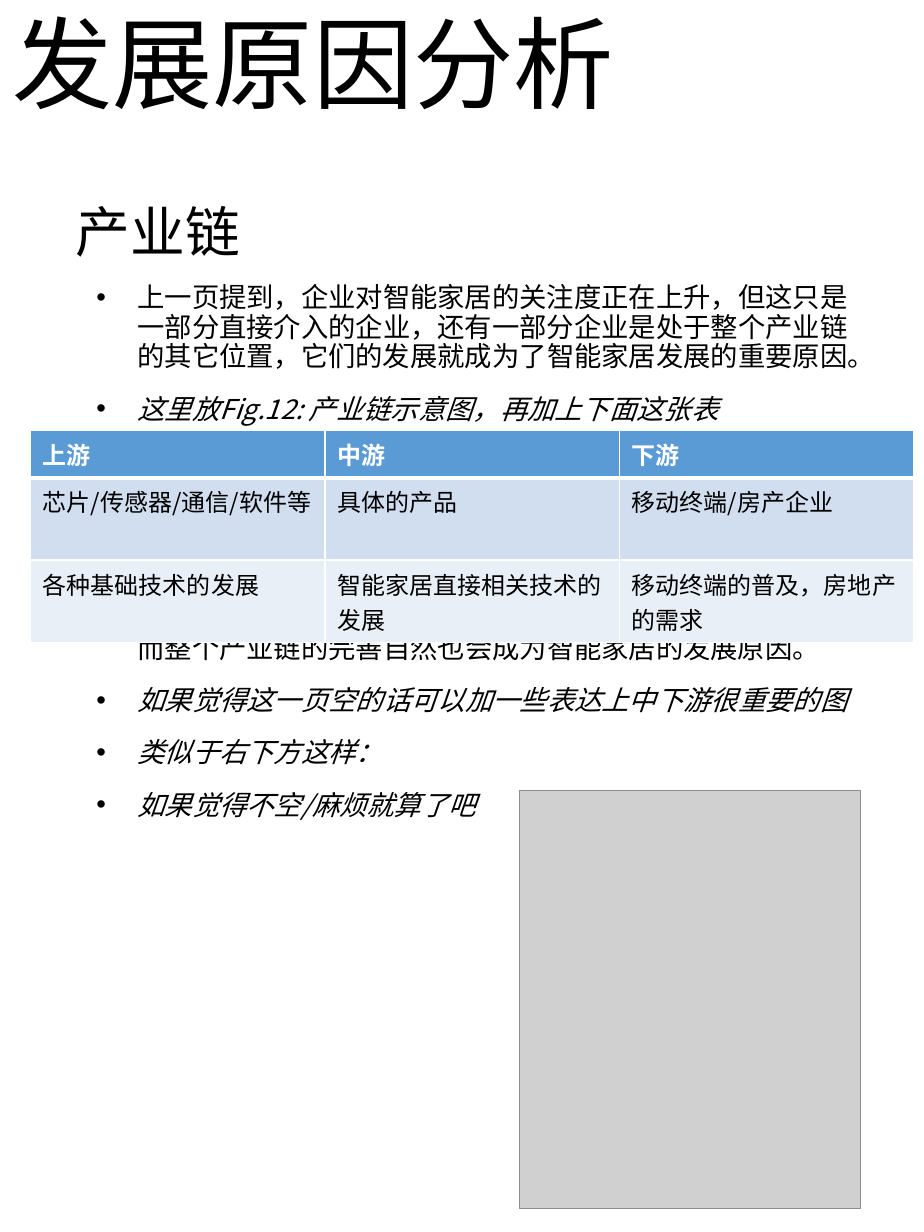
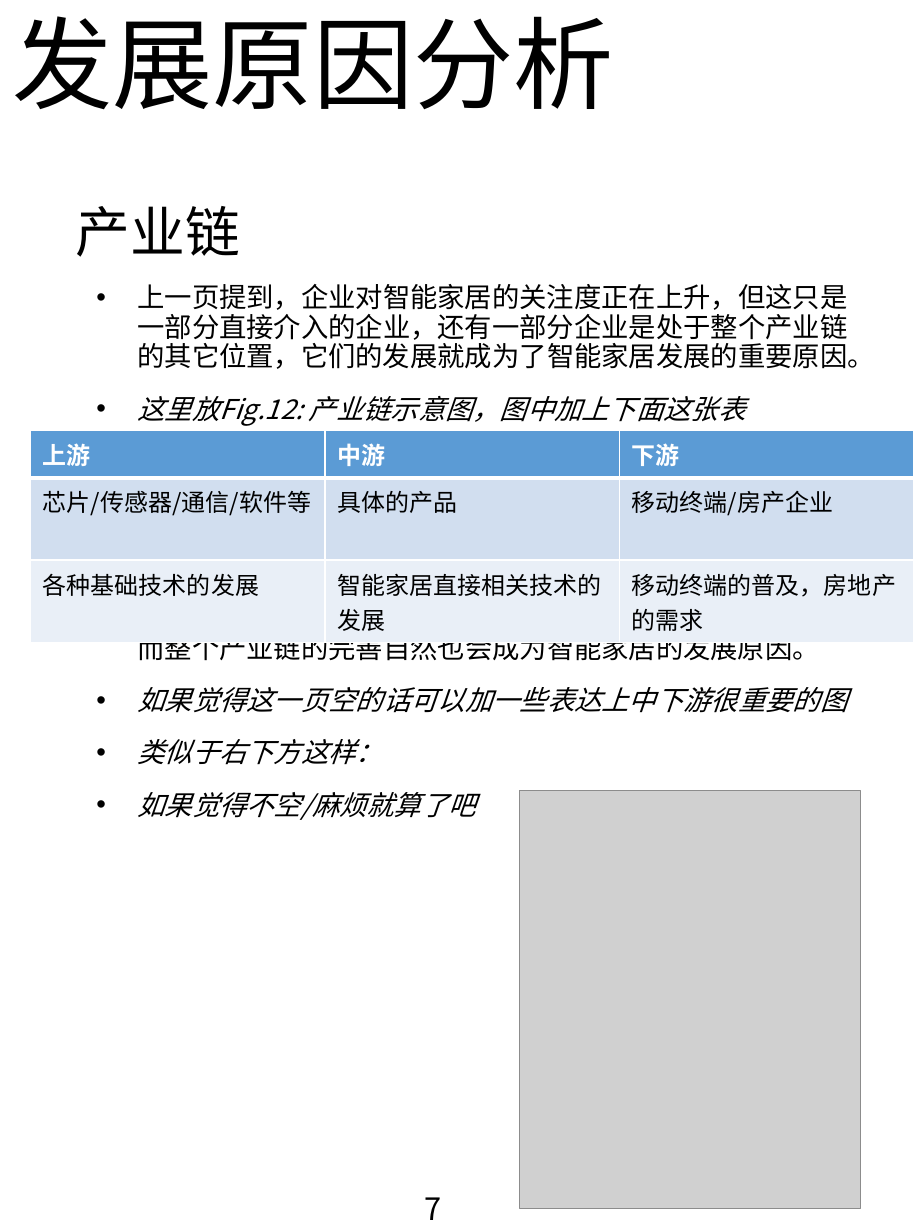
Before and after one commit to RLi43/Industry-Frontier, a slide deck: slide 8 of 市场/排版.pptx. Drawn at 924x1232 pixels with LibreOffice and Linux fonts; fonts in the diff are those of the drawing; grey boxes stand for pictures. Boxes give left, top, right and bottom in pixels: in the first picture for what was removed or moved away, otherwise in the second. Text is boxed around its words. In the diff, an @@ line names an element or a change of style, - is before the commit and + after.

```diff
--- a/市场/排版.pptx
+++ b/市场/排版.pptx
@@ text at [137, 396, 746, 426]: text changed @@
-• 这里放Fig.12: 产业链示意图，再加上下面这张表
+• 这里放Fig.12: 产业链示意图，图中加上下面这张表
@@ text added at [425, 1197, 442, 1220], 18 pt, text #000000 @@
+7
```
Also in this commit, not shown: 12 other slides changed, 4 slides added, 1 other file.
